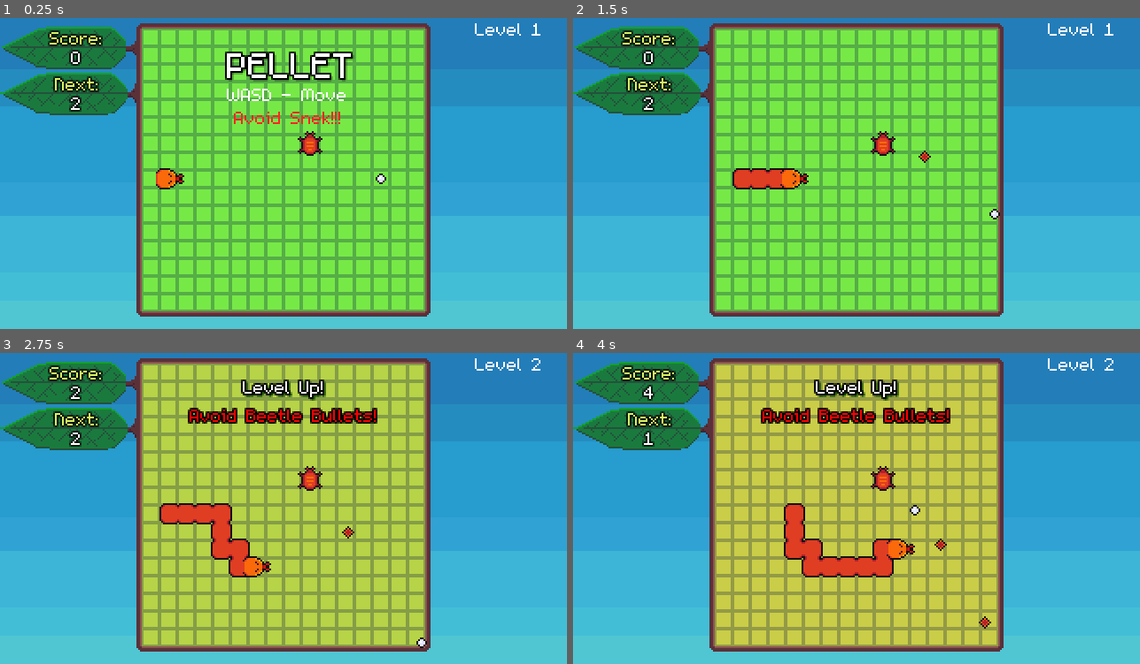
Above: before the commit, frames 1-4 (two rows, left to right).
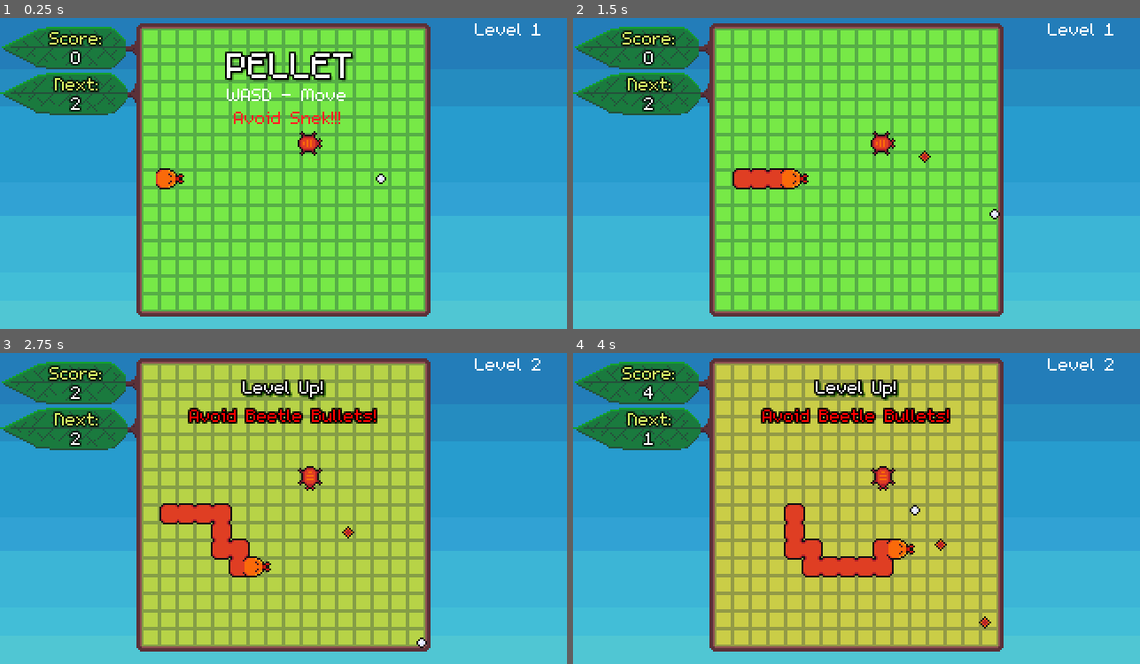
Above: after the commit, the same moments.

Repository: bdunko/Pellet
Game: Godot game, scene res://main.tscn
Same seed, same stepped clock (60 frames per second), same inputs: the game is played once before the commit and once after it.
Inputs:
- Up to frame 1 (0.25 s): no input
- Up to frame 2 (1.5 s): tap Enter at 0.5 s; hold D (right) 0.53-1.28 s; hold S (down) from 1.28 s (still down)
- Up to frame 3 (2.75 s): release S (down) at 2.03 s; hold D (right) from 2.03 s (still down)
- Up to frame 4 (4 s): release D (right) at 2.78 s; hold W (up) 2.78-3.53 s; hold A (left) from 3.53 s (still down)

The runs differ from the first frame. In frame 1, 0.2% of the frame differs, in the area x 52-57%, y 36-45%; in frame 2, 0.2%; in frame 3, 0.2%; in frame 4, 0.2%.

Commit message:
beetle rotation

Diff:
--- a/beetle.gd
+++ b/beetle.gd
@@ -4,8 +4,21 @@
 const BULLET_SPEED = 50
 
 func _process(_delta):
-	pass
-	# rotate in 90d increments
+	#rotate to face player
+	var pellet_pos = get_parent().get_parent().find_child("Pellet").position
+	var x_diff = position.x - pellet_pos.x
+	var y_diff = position.y - pellet_pos.y
+
+	if abs(x_diff) > abs(y_diff): # face left or right
+		if x_diff > 0:
+			rotation_degrees = -90
+		else:
+			rotation_degrees = 90
+	else: # face up or down
+		if y_diff > 0:
+			rotation_degrees = 0
+		else:
+			rotation_degrees = 180
 
 func _on_shot_timer_timeout():
 	var bullet = BULLET.instantiate()
